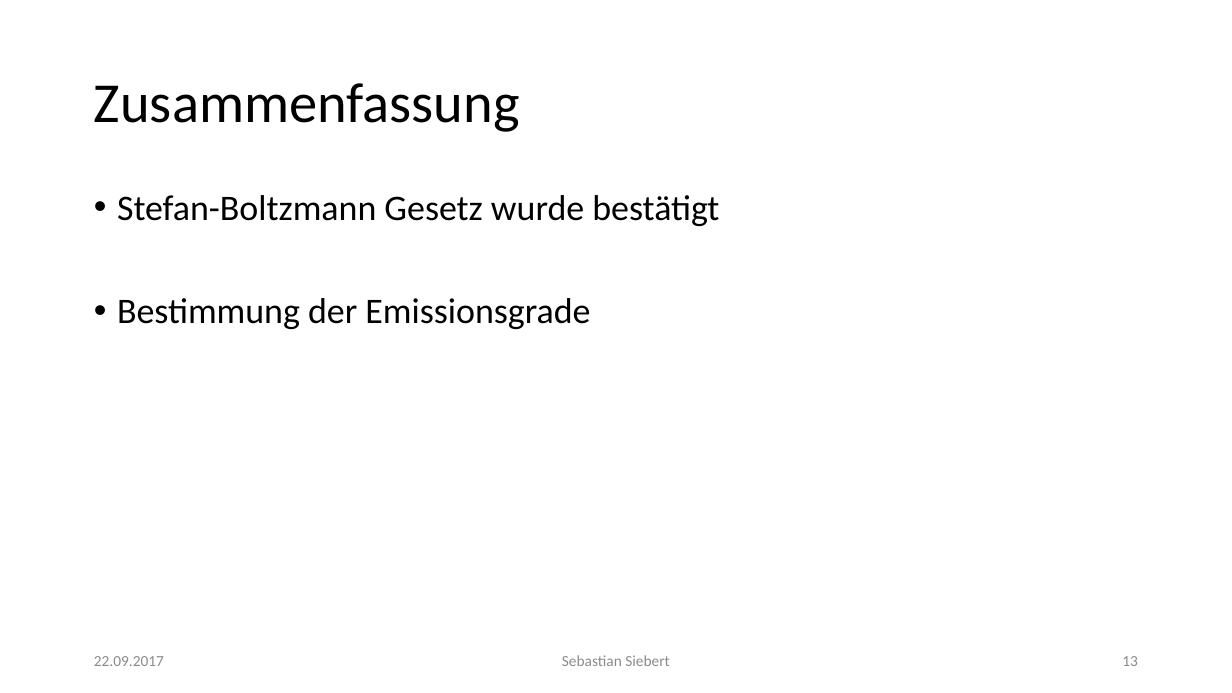
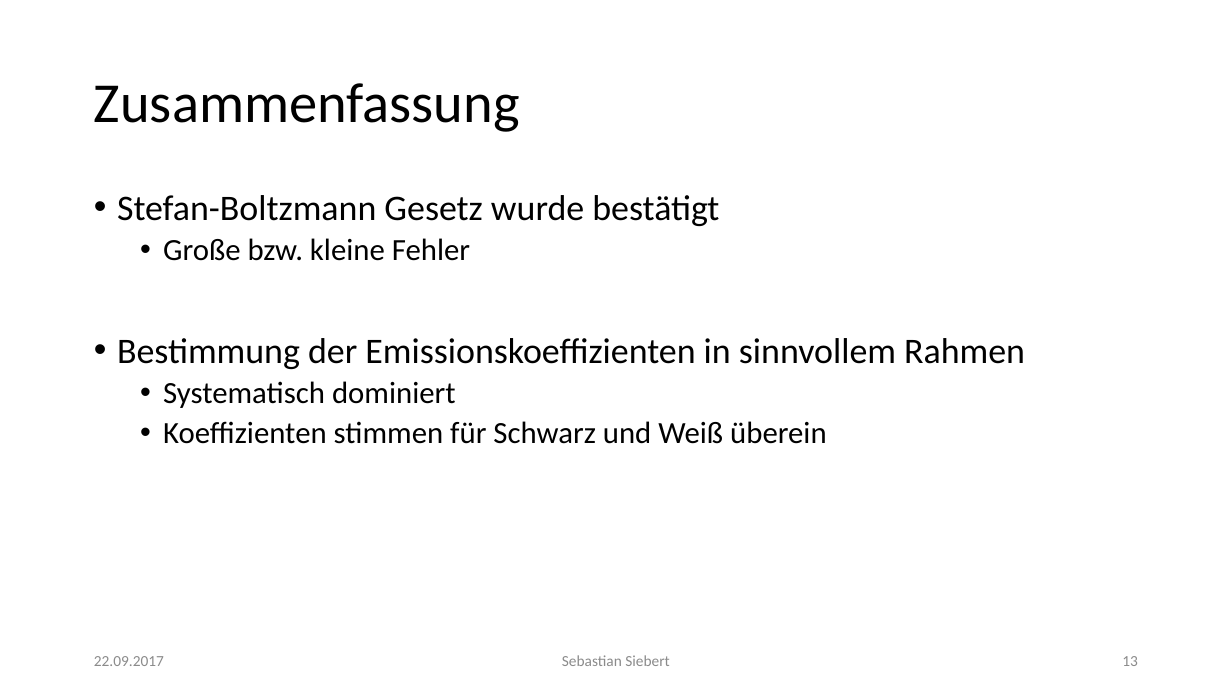
Before and after one commit to thewhitecat/grundpraktikum1, a slide deck: slide 13 of grundpraktikum2/Atomphysik/Atomphysik.pptx. Drawn at 1232x693 pixels with LibreOffice and Linux fonts; fonts in the diff are those of the drawing. Boxes give left, top, right and bottom in pixels: in the first picture for what was removed or moved away, otherwise in the second. Text is boxed around its words. In the diff, an @@ line names an element or a change of style, - is before the commit and + after.

```diff
--- a/grundpraktikum2/Atomphysik/Atomphysik.pptx
+++ b/grundpraktikum2/Atomphysik/Atomphysik.pptx
@@ text at box(117, 238, 1025, 444): text changed; size 28 to 24 pt @@
-• Bestimmung der Emissionsgrade
+  • Große bzw. kleine Fehler
+• Bestimmung der Emissionskoeffizienten in sinnvollem Rahmen
+  • Systematisch dominiert
+  • Koeffizienten stimmen für Schwarz und Weiß überein
```
Also in this commit, not shown: 8 other slides changed, 2 other files.
